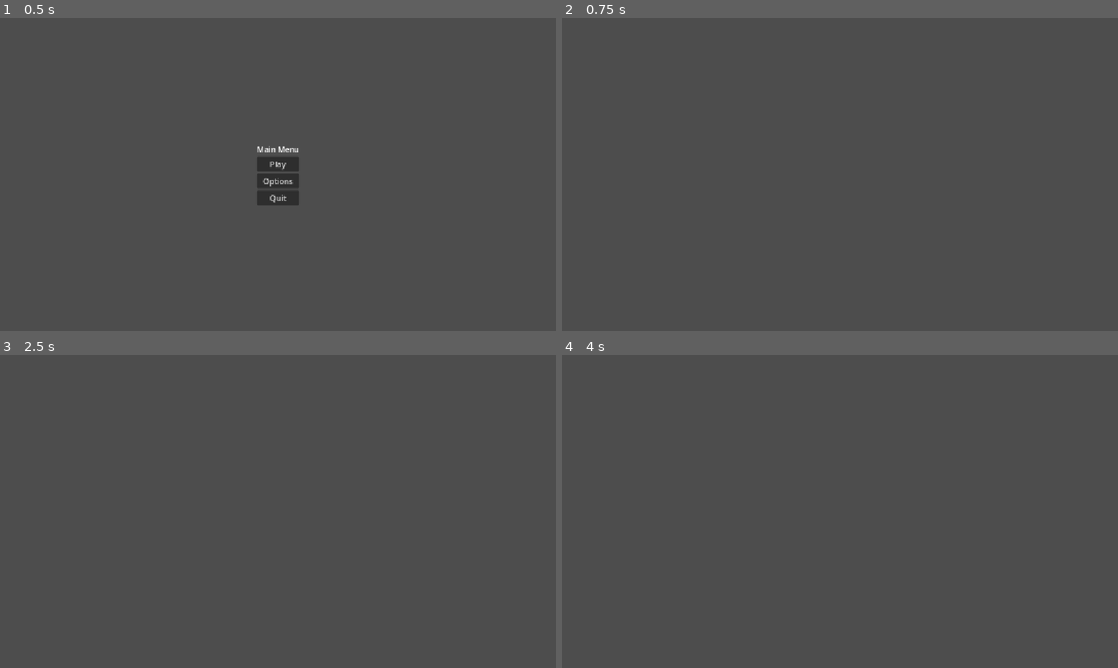
Above: before the commit, frames 1-4 (two rows, left to right).
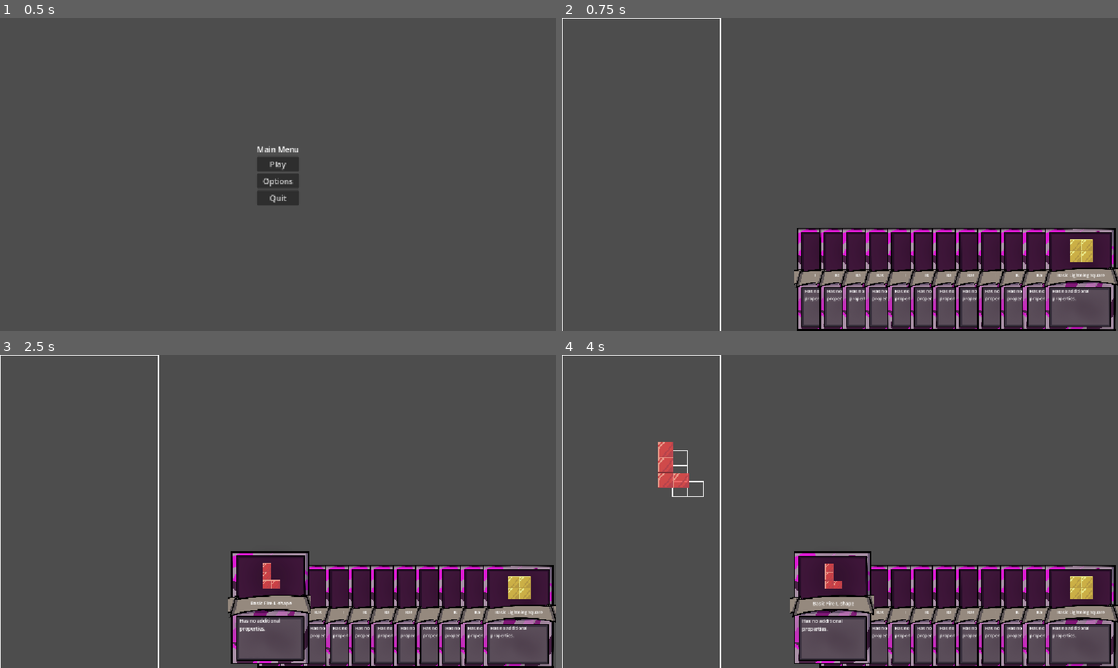
Above: after the commit, the same moments.

Repository: ttcs-games/godot-wild-jam-99
Game: Godot game, scene res://Main_menu.tscn
Same seed, same stepped clock (60 frames per second), same inputs: the game is played once before the commit and once after it.
Inputs (mouse positions are in pixels of both pictures, inside the frame that each line leads up to):
- Up to frame 1 (0.5 s): no input
- Up to frame 2 (0.75 s): click "Play" at 0.5 s
- Up to frame 3 (2.5 s): tap Enter at 1.25 s; move the mouse to (400, 495) at 1.27 s; hold Right 1.28-2 s; tap R at 1.35 s; click (400, 495) at 1.42 s; tap Space at 1.52, 2 s; drag from (166, 527) to (250, 574) at 2.02 s
- Up to frame 4 (4 s): move the mouse to (895, 442) at 2.77 s; hold Right 2.78-3.5 s; tap Enter at 2.85, 3.5 s; click (895, 442) at 2.92 s; tap R at 3.05 s; drag from (812, 574) to (673, 464) at 3.52 s

Frame 1 is identical in both runs. In frame 2, 15% of the frame differs, in the area x 0-100%, y 0-100%; in frame 3, 15%; in frame 4, 16%.
Error after the commit: Invalid access to property or key 'card_data' on a base object of type 'Nil'. (res://grid.gd:149)

Commit message:
Shape Rotation, Placement from Hand, and Outlining on Grid (#4)
* Added Ghost Shape to Grid, Grid Placement and Shape Rotation

* Cards are removed when Played, Rotation Bug Fix

Diff:
--- a/Game_zone.tscn
+++ b/Game_zone.tscn
@@ -1,3 +1,29 @@
 [gd_scene format=3 uid="uid://c2gau7rubtat7"]
 
+[ext_resource type="PackedScene" uid="uid://bcvw2o3gjdmh7" path="res://tests/cursor_test.tscn" id="1_mhji2"]
+[ext_resource type="PackedScene" uid="uid://bcyiquvaivsql" path="res://ui/hand.tscn" id="2_ob6xn"]
+[ext_resource type="PackedScene" uid="uid://b3ori8l4rn1g4" path="res://grid.tscn" id="3_ob6xn"]
+
 [node name="Node2D" type="Node2D" unique_id=943336645]
+
+[node name="Control" parent="." unique_id=600854760 instance=ExtResource("1_mhji2")]
+anchors_preset = 0
+anchor_right = 0.0
+anchor_bottom = 0.0
+offset_left = 480.0
+offset_top = 424.0
+offset_right = 1374.6667
+offset_bottom = 722.6666
+grow_horizontal = 1
+grow_vertical = 1
+scale = Vector2(0.75, 0.75)
+
+[node name="Hand2" parent="Control" unique_id=435155043 instance=ExtResource("2_ob6xn")]
+layout_mode = 1
+
+[node name="CursorLayer2" type="CanvasLayer" parent="Control" unique_id=2095042195]
+
+[node name="Grid" parent="." unique_id=37737656 instance=ExtResource("3_ob6xn")]
+position = Vector2(5, 5)
+
+[connection signal="shape_placed" from="Grid" to="Control/Hand2" method="_on_grid_shape_placed"]
--- a/autoload/game_manager.gd
+++ b/autoload/game_manager.gd
@@ -10,15 +10,21 @@
 const CURSOR := preload("res://ui/held_cursor.tscn")
 
 var _active_card: Control = null
+var _active_card_index: int = 1000 #because the player will never have more than 10 cards
 var _active_cursor: Node2D = null
 
 # Needs to be called
-func select_card(card: Control) -> void:
-	# Already have selected card - skip
+func select_card(card: Control, card_index: int) -> void:
+	# If you already have a selected card - cancel previous selection
 	if _active_card != null:
-		return
-	# Memorize the selected card
+		_active_card.unlock()
+		_active_card = null
+		_active_cursor.queue_free()
+		_active_cursor = null
+
+	# Memorize the (new) selected card
 	_active_card = card
+	_active_card_index = card_index
 	card.lock()
 
 	# Create a cursor with shape
@@ -26,16 +32,62 @@
 	_active_cursor.setup(card.card_data)
 	cursor_layer.add_child(_active_cursor)
 
-func cancel_selection() -> void:
-	# No selected card - skip
-	if _active_card == null:
-		return
-
-	# Forget about selected card
+func remove_card() -> void:
 	_active_card.unlock()
 	_active_card = null
+	_active_cursor.queue_free()
+	_active_cursor = null
 
-	# Delete a cursor with shape
-	if _active_cursor != null:
-		_active_cursor.queue_free()
-		_active_cursor = null
+
+func rotate_selection() -> void:
+	#squares dont change while rotating
+	if _active_card.card_data.shape.display_name == "Square":
+			return
+	else:
+		#defining the new offsets for the shape once its rotated
+		var new_offsets: Array[Vector2i] = []
+		var re_centre_offset := Vector2i(3,3)
+		#Think of it as rotating every offset around (1,1) or in a 3x3 grid. This is why (1,1) doesn't change itself
+		for shape in _active_card.card_data.shape.offsets:
+			if (shape == Vector2i(0,0)):
+				shape = Vector2i(2,0)
+			elif (shape == Vector2i(0,1)):
+				shape = Vector2i(1,0)
+			elif (shape == Vector2i(0,2)):
+				shape = Vector2i(0,0)
+			elif (shape == Vector2i(1,0)):
+				shape = Vector2i(2,1)
+			#no (1,1) cuz it always stays in the same spot
+			elif (shape == Vector2i(1,2)):
+				shape = Vector2i(0,1)
+			elif (shape == Vector2i(2,0)):
+				shape = Vector2i(2,2)
+			elif (shape == Vector2i(2,1)):
+				shape = Vector2i(1,2)
+			elif (shape == Vector2i(2,2)):
+				shape = Vector2i(0,2)
+
+			#These lines are specifically for the stupid line block.
+			#because it is the only one that goes beyond the 0-2 offset amount.
+			elif (shape == Vector2i(0,3)):
+				shape = Vector2i(3,0)
+			elif (shape == Vector2i(3,0)):
+				shape = Vector2i(2,3)
+			elif (shape == Vector2i(2,3)):
+				shape = Vector2i(3,2)
+			elif (shape == Vector2i(3,2)):
+				shape = Vector2i(0,3)
+
+			#This code below finds the distance between the rotated object and the origin (top left)
+			re_centre_offset = Vector2i(min(re_centre_offset[0],shape[0]), min(re_centre_offset[1],shape[1]))
+			new_offsets.append(shape)
+
+		#the distance is subtracted from the rotated shape's new offsets
+		new_offsets.assign(new_offsets.map(func (offset): return Vector2i(offset - re_centre_offset)))
+
+		#the adjusted offsets are assigned to the card again, making sure rotation doesn't move the shape away from cursor
+		var rotated_card := _active_card
+		rotated_card.card_data.shape.offsets = new_offsets
+		#sending the same card and index, but with a rotated shape
+		select_card(rotated_card, _active_card_index)
+		return
--- a/data/card_factory.gd
+++ b/data/card_factory.gd
@@ -16,19 +16,19 @@
 static func standard_deck() -> Array[CardData]:
 	var deck: Array[CardData] = []
 
-	deck.append(make(L_SHAPE, Elements.Id.RED, BASIC_MATERIAL))
-	deck.append(make(L_SHAPE, Elements.Id.BLUE, BASIC_MATERIAL))
-	deck.append(make(L_SHAPE, Elements.Id.GREEN, BASIC_MATERIAL))
-	deck.append(make(L_SHAPE, Elements.Id.YELLOW, BASIC_MATERIAL))
+	deck.append(make(L_SHAPE.duplicate(), Elements.Id.RED, BASIC_MATERIAL))
+	deck.append(make(L_SHAPE.duplicate(), Elements.Id.BLUE, BASIC_MATERIAL))
+	deck.append(make(L_SHAPE.duplicate(), Elements.Id.GREEN, BASIC_MATERIAL))
+	deck.append(make(L_SHAPE.duplicate(), Elements.Id.YELLOW, BASIC_MATERIAL))
 
-	deck.append(make(I_SHAPE, Elements.Id.RED, BASIC_MATERIAL))
-	deck.append(make(I_SHAPE, Elements.Id.BLUE, BASIC_MATERIAL))
-	deck.append(make(I_SHAPE, Elements.Id.GREEN, BASIC_MATERIAL))
-	deck.append(make(I_SHAPE, Elements.Id.YELLOW, BASIC_MATERIAL))
+	deck.append(make(I_SHAPE.duplicate(), Elements.Id.RED, BASIC_MATERIAL))
+	deck.append(make(I_SHAPE.duplicate(), Elements.Id.BLUE, BASIC_MATERIAL))
+	deck.append(make(I_SHAPE.duplicate(), Elements.Id.GREEN, BASIC_MATERIAL))
+	deck.append(make(I_SHAPE.duplicate(), Elements.Id.YELLOW, BASIC_MATERIAL))
 
-	deck.append(make(SQUARE_SHAPE, Elements.Id.RED, BASIC_MATERIAL))
-	deck.append(make(SQUARE_SHAPE, Elements.Id.BLUE, BASIC_MATERIAL))
-	deck.append(make(SQUARE_SHAPE, Elements.Id.GREEN, BASIC_MATERIAL))
-	deck.append(make(SQUARE_SHAPE, Elements.Id.YELLOW, BASIC_MATERIAL))
+	deck.append(make(SQUARE_SHAPE.duplicate(), Elements.Id.RED, BASIC_MATERIAL))
+	deck.append(make(SQUARE_SHAPE.duplicate(), Elements.Id.BLUE, BASIC_MATERIAL))
+	deck.append(make(SQUARE_SHAPE.duplicate(), Elements.Id.GREEN, BASIC_MATERIAL))
+	deck.append(make(SQUARE_SHAPE.duplicate(), Elements.Id.YELLOW, BASIC_MATERIAL))
 
 	return deck
--- a/data/elements.gd
+++ b/data/elements.gd
@@ -12,4 +12,8 @@
 	return ["Fire", "Water", "Ground", "Lightning"][e]
 
 static func opposes(a: Id, b: Id) -> bool:
-	return false # todo: actual check
+	#Dirty check here, just making sure the two are opposites
+	if ((a == 0 && b == 1) || (a == 1 && b == 0) || (a == 2 && b == 3) || (a == 3 && b == 2)):
+		return true
+	else:
+		return false
--- a/grid.gd
+++ b/grid.gd
@@ -6,6 +6,7 @@
 @export var grid_width: int = 10
 @export var grid_height: int = 20
 @export var cell_size: int = 32
+@export var grid_padding: int = 3
 
 # CONSTANTS
 const BLOCK := preload("res://game_objects/block.tscn")
@@ -44,9 +45,20 @@
 
 # Draw function is used only for aim draw (blocks are drawn by themselves - they are independent nodes)
 func _draw() -> void:
+	#drawing the bounds of the grid so it's easier to see
+	var border := Rect2(0.0 - grid_padding,0.0 - grid_padding,grid_width*cell_size + 2*grid_padding, grid_height*cell_size + 2*grid_padding)
+	draw_rect(border, Color.WHITE, false, 2.0)
+
+	#drawing the shape if the cursor is hovering over it.
 	if in_bounds(hovered_cell):
-		var cell_aim := Rect2(cell_to_coords(hovered_cell), Vector2(cell_size, cell_size))
-		draw_rect(cell_aim, Color.WHITE, false, 2.0)
+		#if there is an active block in the player's hand, it draws that instead.
+		if GameManager._active_card != null:
+			for block in GameManager._active_card.card_data.shape.offsets:
+				var cell_aim := Rect2(cell_to_coords(hovered_cell + block), Vector2(cell_size, cell_size))
+				draw_rect(cell_aim, Color.WHITE, false, 2.0)
+		else:
+			var cell_aim := Rect2(cell_to_coords(hovered_cell), Vector2(cell_size, cell_size))
+			draw_rect(cell_aim, Color.WHITE, false, 2.0)
 
 # Checker for an array of blocks (a shape) if it can be placed in required cell
 func can_place(offsets: Array[Vector2i], origin: Vector2i, element: Elements.Id) -> bool:
@@ -90,7 +102,7 @@
 		c + Vector2i(0,-1)
 	]
 
-# Try placing an array of blocks (shape) to the grid. Retruns false if failed
+# Try placing an array of blocks (shape) to the grid. Returns false if failed
 func place(offsets: Array[Vector2i], origin: Vector2i, element: Elements.Id) -> bool:
 	if not can_place(offsets, origin, element):
 		return false
@@ -132,3 +144,9 @@
 		var ok := place(test_offsets, hovered_cell, Elements.Id.BLUE)
 		if not ok:
 			placement_rejected.emit(test_offsets)
+
+	elif event is InputEventMouseButton and event.pressed and event.button_index == MOUSE_BUTTON_LEFT:
+		var test_offsets: Array[Vector2i] = GameManager._active_card.card_data.shape.offsets
+		var ok := place(test_offsets, hovered_cell, GameManager._active_card.card_data.element)
+		if not ok:
+			placement_rejected.emit(test_offsets)
--- a/tests/cursor_test.gd
+++ b/tests/cursor_test.gd
@@ -2,8 +2,8 @@
 
 extends Control
 
-@onready var hand: Control = $Hand
-@onready var cursor_layer: CanvasLayer = $CursorLayer
+@onready var hand: Control = $Hand2
+@onready var cursor_layer: CanvasLayer = $CursorLayer2
 
 func _ready() -> void:
 	# Init GameManager with hand and cursor layer
--- a/ui/hand.gd
+++ b/ui/hand.gd
@@ -9,7 +9,7 @@
 
 # SIGNALS
 # when card is selected
-signal card_selected(card: Control)
+signal card_selected(card: Control, card_index: int)
 
 func _ready() -> void:
 	resized.connect(_layout)
@@ -73,4 +73,10 @@
 # Process card's signal - signal it to GameManager
 # Not doing it directly from Card to GameManager because GameManager can't access Card's signal directly
 func _on_card_clicked(card: Control) -> void:
-	card_selected.emit(card)
+	card_selected.emit(card, cards.find(card))
+
+func _on_grid_shape_placed(cells: Array[Vector2i], element: Elements.Id) -> void:
+	var card = cards.pop_at(GameManager._active_card_index)
+	GameManager.remove_card()
+	card.queue_free()
+	_layout()
--- a/ui/held_cursor.gd
+++ b/ui/held_cursor.gd
@@ -22,10 +22,12 @@
 	global_position = get_global_mouse_position()
 
 func _unhandled_input(event: InputEvent) -> void:
-	# If RMB is pressed - cancel selection of card
-	if event is InputEventMouseButton and event.pressed and event.button_index == MOUSE_BUTTON_RIGHT:
-		GameManager.cancel_selection()
-		get_viewport().set_input_as_handled() # stop event from spreading
+	if event is InputEventKey and event.pressed and event.keycode == KEY_R:
+		GameManager.rotate_selection()
+	elif event is InputEventMouseButton and event.pressed and event.button_index == MOUSE_BUTTON_RIGHT:
+		GameManager.remove_card()
+		get_viewport().set_input_as_handled()
+
 
 # Set shape's center to be located at the mouse's location
 func _center_shape_on_mouse() -> void:
